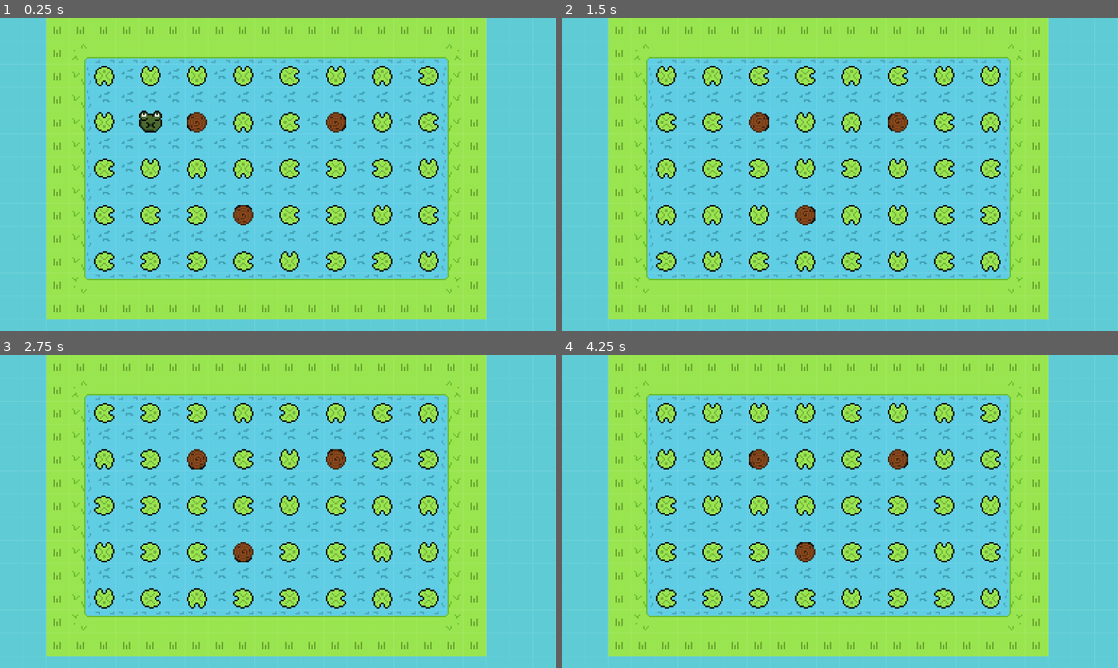
Above: before the commit, frames 1-4 (two rows, left to right).
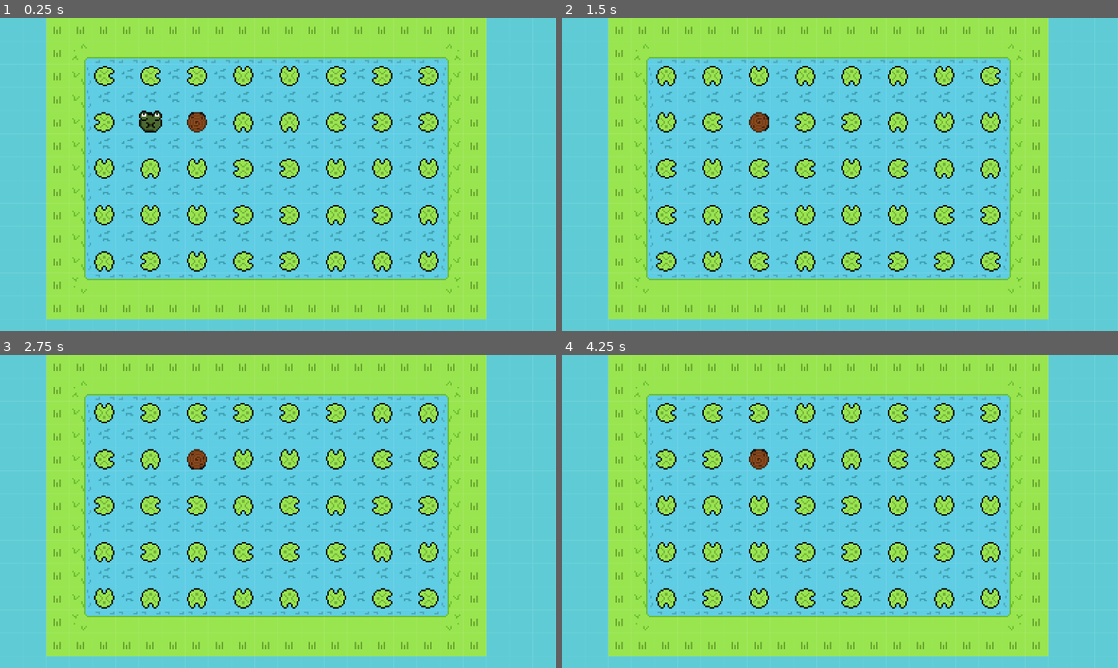
Above: after the commit, the same moments.

Repository: oangel9/frog-grid-game
Game: Godot game, scene res://scenes/board_manager.tscn
Two runs of this game, one before a commit and one after it. Both use one fixed random seed, a clock stepped at 60 frames per second and the inputs below.
Inputs:
- Up to frame 1 (0.25 s): no input
- Up to frame 2 (1.5 s): tap Enter (ui_accept) at 0.5, 0.77 s; hold Right (ui_right) 0.53-1.28 s; hold Shift (face_direction) 0.53-1.28 s; hold Down (ui_down) from 1.28 s (still down); tap Tab (pull) at 1.35 s
- Up to frame 3 (2.75 s): tap Enter (ui_accept) at 1.52 s; release Down (ui_down) at 2.03 s; hold Right (ui_right) from 2.03 s (still down); hold Caps Lock (push) from 2.03 s (still down)
- Up to frame 4 (4.25 s): release Right (ui_right) at 2.78 s; release Caps Lock (push) at 2.78 s; hold Up (ui_up) 2.78-3.53 s; tap Shift (face_direction) at 2.85 s; tap Enter (ui_accept) at 3.02, 3.77 s; hold Left (ui_left) from 3.53 s (still down); hold Tab (pull) from 3.53 s (still down)

The runs differ from the first frame. In frame 1, 3.4% of the frame differs, in the area x 16-79%, y 15-82%; in frame 2, 2.9%; in frame 3, 2.9%; in frame 4, 3.5%.

Commit message:
Completed walkable log platforms on water

Diff:
--- a/scenes/board_manager.tscn
+++ b/scenes/board_manager.tscn
@@ -12,6 +12,7 @@
 [node name="LevelCreator" parent="." unique_id=935334794 instance=ExtResource("4_x8nfd")]
 
 [node name="Frog" parent="." unique_id=1173982828 instance=ExtResource("2_2p3ay")]
+top_level = true
 
 [node name="GridGuide" type="Node2D" parent="." unique_id=2120255679]
 script = ExtResource("4_4gr8l")
@@ -20,9 +21,3 @@
 
 [node name="Log" parent="Logs" unique_id=120661014 instance=ExtResource("5_x8nfd")]
 position = Vector2(136, 72)
-
-[node name="Log2" parent="Logs" unique_id=1886889301 instance=ExtResource("5_x8nfd")]
-position = Vector2(168, 136)
-
-[node name="Log3" parent="Logs" unique_id=174561566 instance=ExtResource("5_x8nfd")]
-position = Vector2(232, 72)
--- a/scripts/board_manager.gd
+++ b/scripts/board_manager.gd
@@ -6,10 +6,14 @@
 @onready var water_layer = $LevelCreator/Water
 
 var occupied_tiles: Dictionary = {}
+var platform_tiles: Dictionary = {}
 
 
 func register_entity(entity, grid_pos: Vector2i) -> void:
 	occupied_tiles[grid_pos] = entity
+
+func register_platform_on_water(entity, grid_pos: Vector2i) -> void:
+	platform_tiles[grid_pos] = entity
 
 
 func unregister_entity(grid_pos: Vector2i) -> void:
@@ -19,6 +23,8 @@
 func is_tile_occupied(grid_pos: Vector2i) -> bool:
 	return occupied_tiles.has(grid_pos)
 
+func is_platform_tile_occupied(grid_pos: Vector2i) -> bool:
+	return platform_tiles.has(grid_pos)
 
 func get_entity_at(grid_pos: Vector2i):
 	return occupied_tiles.get(grid_pos, null)
@@ -28,13 +34,7 @@
 
 	# Something already there?
 	if is_tile_occupied(new_pos):
-
-		var occupying_entity = get_entity_at(new_pos)
-
-		# Platforms are walkable
-		if not occupying_entity.is_platform:
-			return false
-
+		return false
 	# Remove old position
 	occupied_tiles.erase(entity.grid_pos)
 
--- a/scripts/frog.gd
+++ b/scripts/frog.gd
@@ -73,4 +73,6 @@
 	position = Vector2(grid_pos) * TILE_SIZE + HALF_TILE
 
 func on_enter_water():
+	if board.is_platform_tile_occupied(grid_pos):
+		return
 	queue_free()
--- a/scripts/log.gd
+++ b/scripts/log.gd
@@ -30,5 +30,8 @@
 func on_enter_water():
 	is_platform = true
 	can_be_moved = false
-
+	board.unregister_entity(grid_pos)
+	board.register_platform_on_water(self, grid_pos)
+	print("Deleted log from occupied_tiles:", board.occupied_tiles)
+	print("Newly added platform on water:", board.platform_tiles)
 	print("log became platform")
